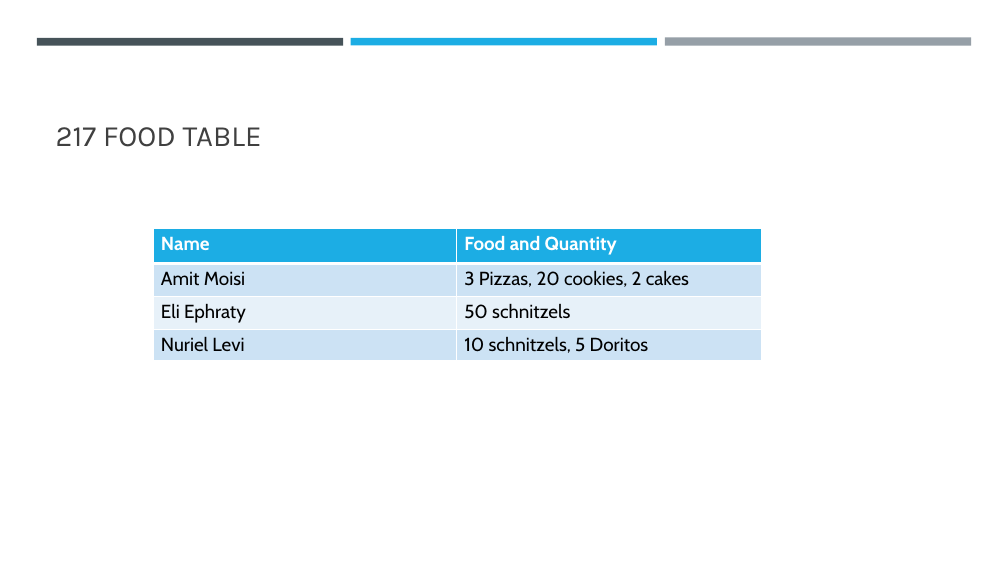
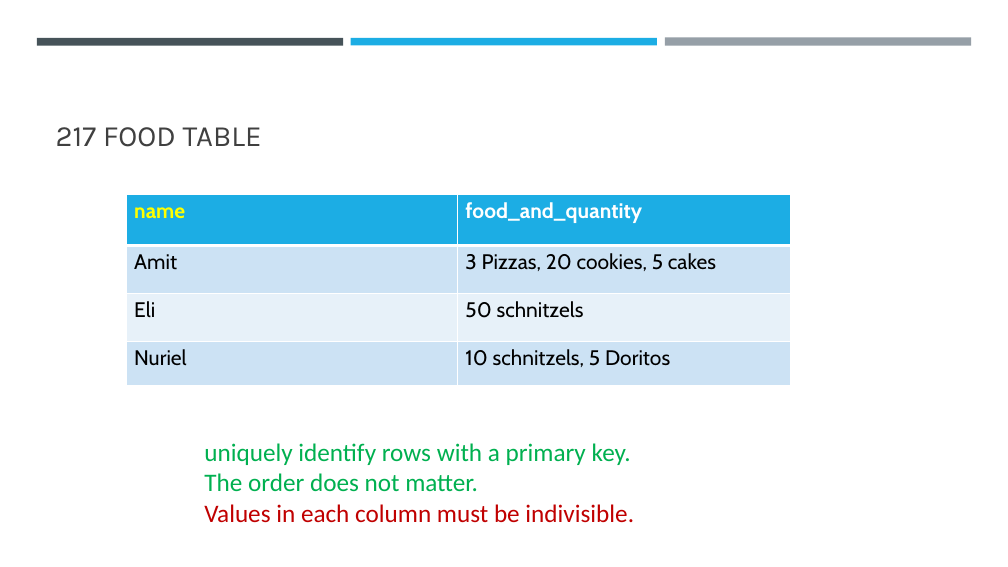
Before and after one commit to NONAME4322/ChatMate, a slide deck: slide 6 of Database normalization.pptx (slide 5 before the commit). Drawn at 1008x567 pixels with LibreOffice and Linux fonts; fonts in the diff are those of the drawing. Boxes give left, top, right and bottom in pixels: in the first picture for what was removed or moved away, otherwise in the second. Text is boxed around its words. In the diff, an @@ line names an element or a change of style, - is before the commit and + after.

```diff
--- a/Database normalization.pptx
+++ b/Database normalization.pptx
@@ table at (126,194,790,386) @@
-row 1, column 1: Name
+row 1, column 1: name
-row 1, column 2: Food and Quantity
+row 1, column 2: food_and_quantity
-row 2, column 1: Amit Moisi
+row 2, column 1: Amit
-row 2, column 2: 3 Pizzas, 20 cookies, 2 cakes
+row 2, column 2: 3 Pizzas, 20 cookies, 5 cakes
-row 3, column 1: Eli Ephraty
+row 3, column 1: Eli
-row 4, column 1: Nuriel Levi
+row 4, column 1: Nuriel
@@ size 18 to 20 pt in "50 schnitzels", "10 schnitzels, 5 Doritos" @@
@@ table: place and size @@
-table at (154,228,761,360)
+table at (126,194,790,386)
@@ text added at (204,443,634,523), 24 pt, text #00B050 @@
+uniquely identify rows with a primary key.
+The order does not matter.
+Values in each column must be indivisible.
```
Also in this commit, not shown: 7 other slides changed, 4 slides added, 2 slides removed.
